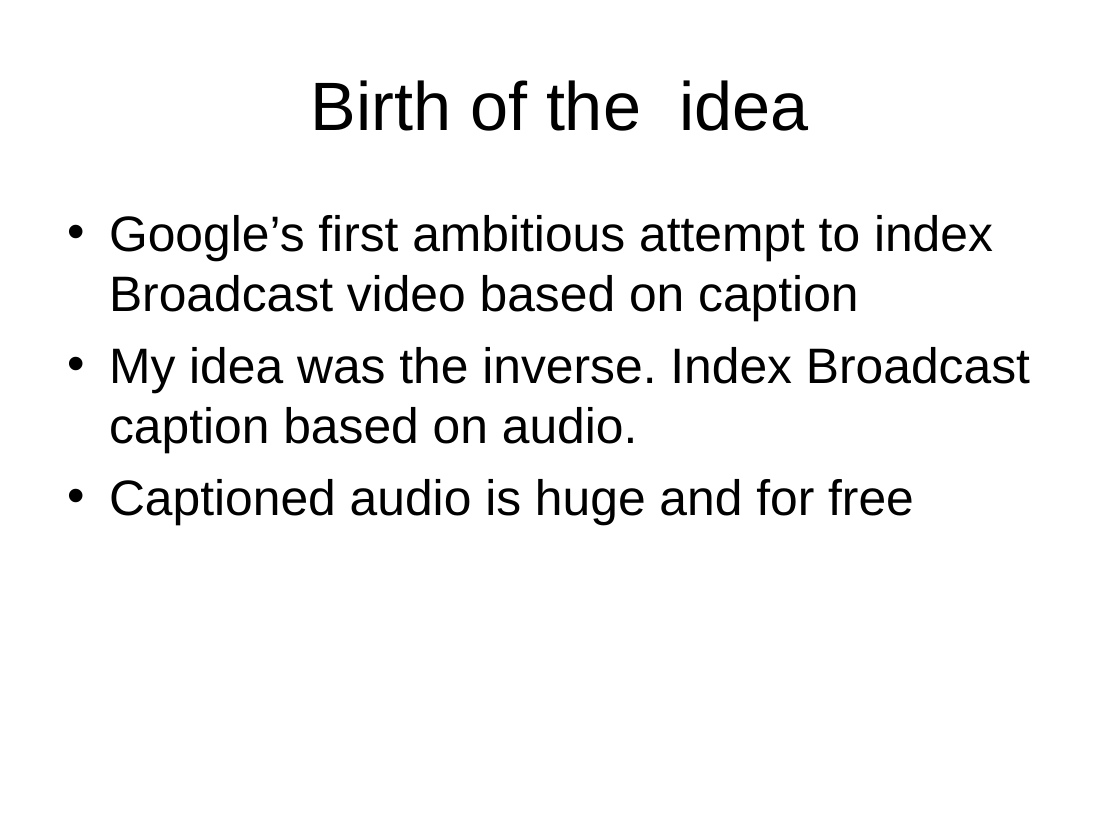
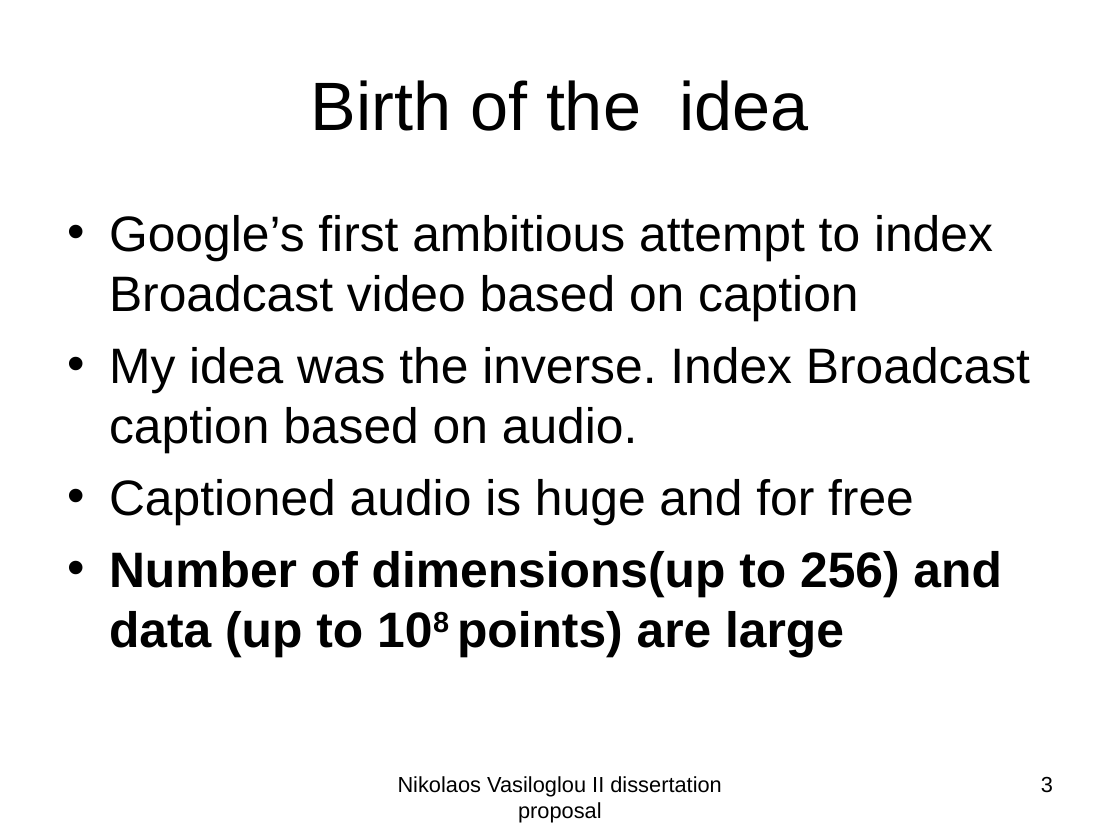
Before and after one commit to subailong/mlpack, a slide deck: slide 3 of fastlib/u/nvasil/docs/proposal/proposal.ppt. Drawn at 1120x840 pixels with LibreOffice and Linux fonts; fonts in the diff are those of the drawing. Boxes give left, top, right and bottom in pixels: in the first picture for what was removed or moved away, otherwise in the second. Text is boxed around its words. In the diff, an @@ line names an element or a change of style, - is before the commit and + after.

```diff
--- a/fastlib/u/nvasil/docs/proposal/proposal.ppt
+++ b/fastlib/u/nvasil/docs/proposal/proposal.ppt
@@ text at <box>109,551,1001,657</box>: paragraph added @@
+• Number of dimensions(up to 256) and data (up to 108 points) are large
@@ text added at <box>398,776,721,823</box>, 14 pt, text #000000 @@
+Nikolaos Vasiloglou II dissertation proposal
@@ page number added at <box>1041,776,1053,793</box>, 14 pt, text #000000 @@
+3
```
Also in this commit, not shown: 30 other slides changed, 20 slides added, 5 slides removed.
